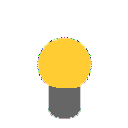
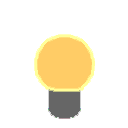
Layers edited between the first and the second 128x128 image:
painted on "Hintergrund Kopie" over [34, 34, 95, 92]
